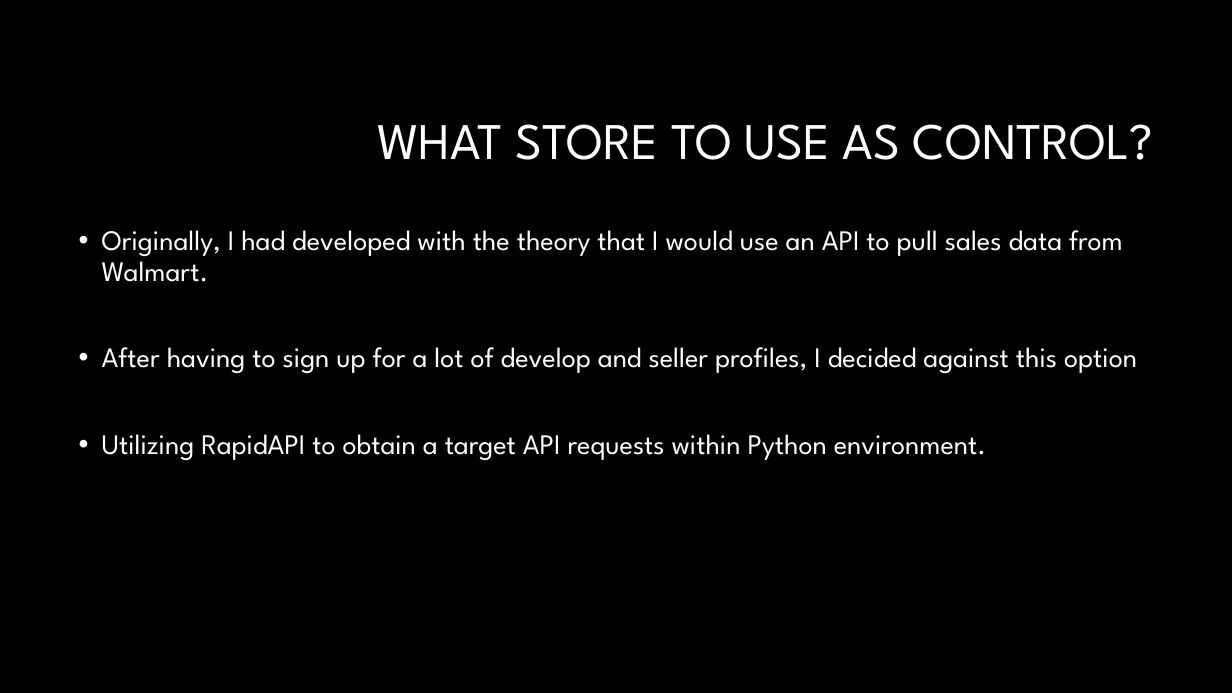
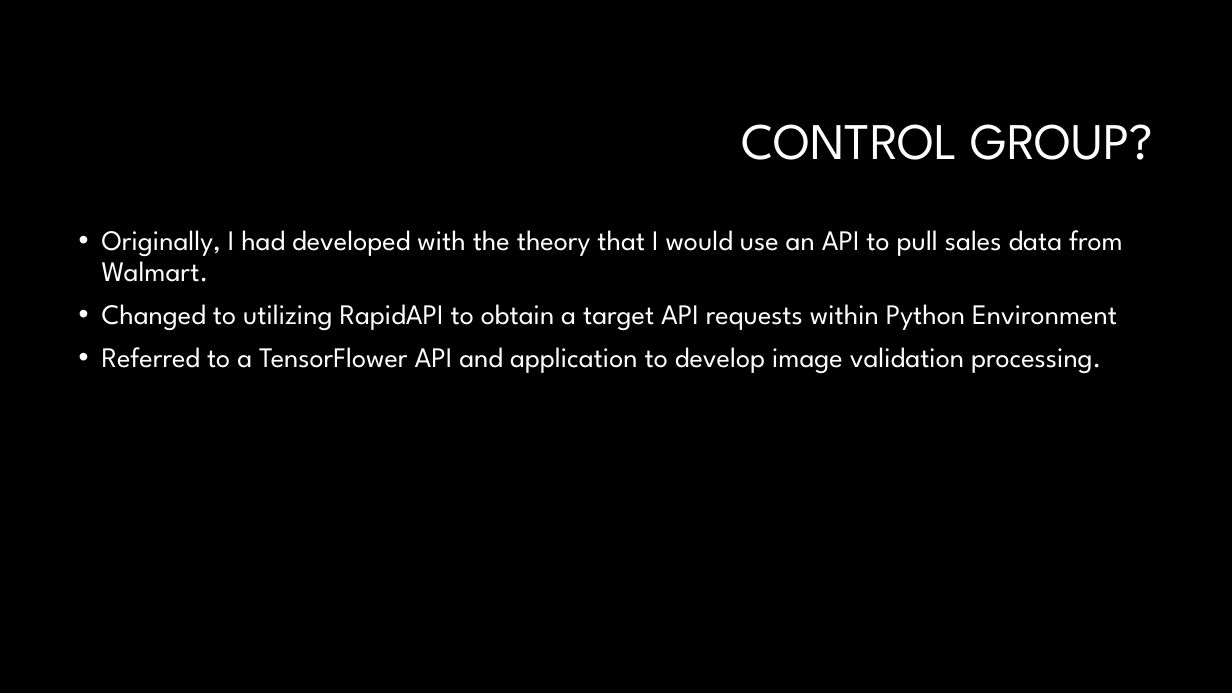
Before and after one commit to bhageneder/Hackathon2023, a slide deck: slide 3 of SalesPriceHackathonPresentation.pptx. Drawn at 1232x693 pixels with LibreOffice and Linux fonts; fonts in the diff are those of the drawing; background and template pictures are left out. Boxes give left, top, right and bottom in pixels: in the first picture for what was removed or moved away, otherwise in the second. Text is boxed around its words. In the diff, an @@ line names an element or a change of style, - is before the commit and + after.

```diff
--- a/SalesPriceHackathonPresentation.pptx
+++ b/SalesPriceHackathonPresentation.pptx
@@ title at (741, 124, 1153, 160): text changed @@
-WHAT STORE TO USE AS CONTROL?
+CONTROL GROUP?
@@ text at (102, 304, 1117, 373): text changed @@
-• After having to sign up for a lot of develop and seller profiles, I decided against this option
-• Utilizing RapidAPI to obtain a target API requests within Python environment.
+• Changed to utilizing RapidAPI to obtain a target API requests within Python Environment
+• Referred to a TensorFlower API and application to develop image validation processing.
```
Also in this commit, not shown: 1 other slide changed, 1 slide added, 1 slide removed, 1 other file.
